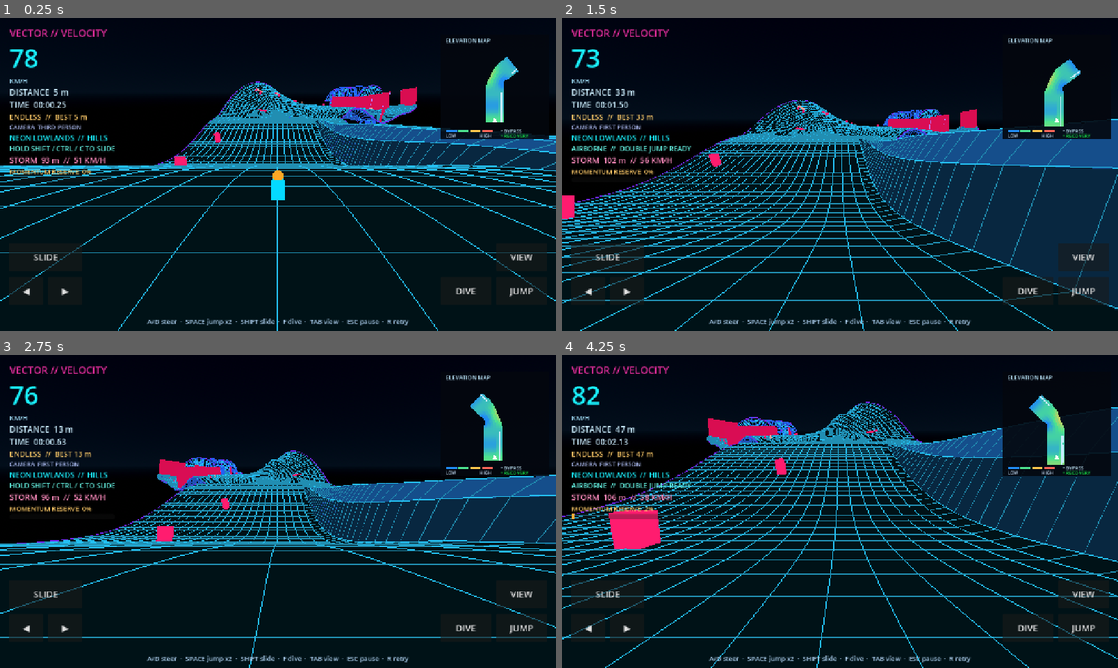
Above: before the commit, frames 1-4 (two rows, left to right).
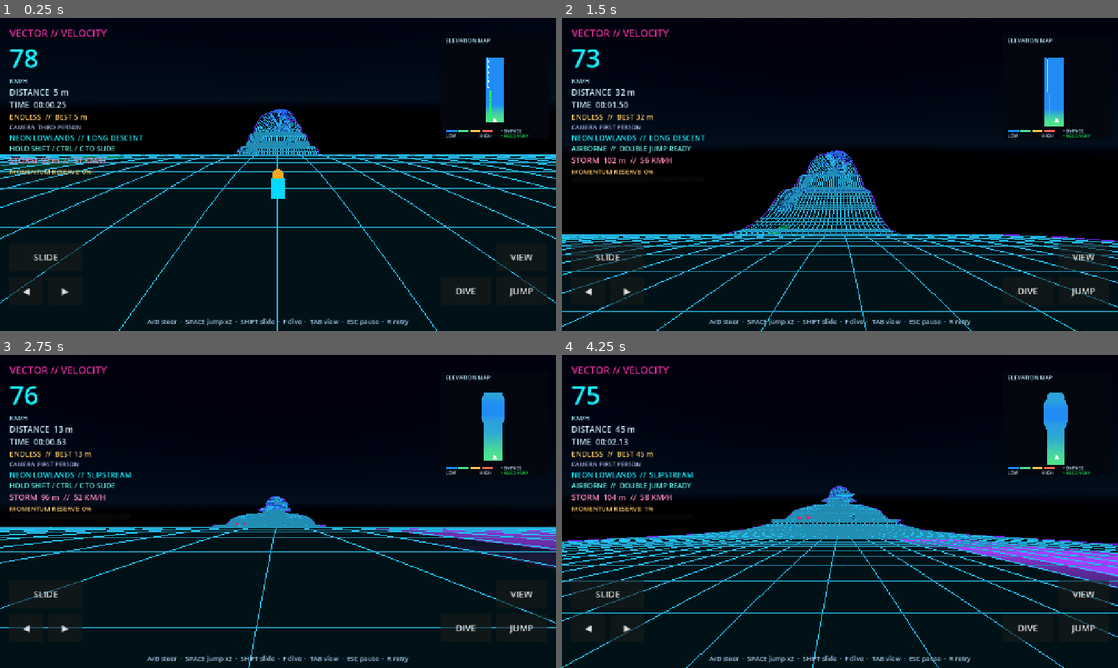
Above: after the commit, the same moments.

Repository: Unborne-Fetus/Cracked
Game: Godot game, scene res://scenes/main.tscn
Two runs of this game, one before a commit and one after it. Both use one fixed random seed, a clock stepped at 60 frames per second and the inputs below.
Inputs (mouse positions are in pixels of both pictures, inside the frame that each line leads up to):
- Up to frame 1 (0.25 s): no input
- Up to frame 2 (1.5 s): tap Enter at 0.5 s; move the mouse to (962, 158) at 0.52 s; hold Right 0.53-1.25 s; tap Tab at 0.6 s; click (962, 158) at 0.67 s; tap Space at 0.77 s; drag from (728, 190) to (812, 237) at 1.27 s
- Up to frame 3 (2.75 s): move the mouse to (333, 442) at 2.02 s; hold Right from 2.03 s (still down); tap R at 2.1 s
- Up to frame 4 (4.25 s): release Right at 2.75 s; drag from (812, 574) to (673, 464) at 2.77 s; move the mouse to (1006, 558) at 3.52 s; hold Left from 3.53 s (still down); tap Ctrl at 3.6 s; tap Space at 3.77 s

The runs differ from the first frame. In frame 1, 16% of the frame differs, in the area x 0-100%, y 12-100%; in frame 2, 30%; in frame 3, 20%; in frame 4, 29%.

Commit message:
Fix false corkscrew falls and randomize live courses from the opening section

Diff:
--- a/scripts/course.gd
+++ b/scripts/course.gd
@@ -37,6 +37,9 @@
 var recovery_sections := 0
 var rejected_layouts := 0
 var fixed_daily_layout := false
+# Fixed sequence is a test fixture only, never the default live course.
+var showcase_layout := false
+var recent_kinds: Array[String] = []
 # Archive the exact generated geometry, not merely the seed: endless
 # generation is adaptive to the player's speed and storm gap.
 const REPLAY_CHUNK_LIMIT := 768
@@ -72,6 +75,7 @@
 	origin_shift = Vector3.ZERO
 	rng.seed = seed_value
 	terrain_bag.clear()
+	recent_kinds.clear()
 	last_kind = ""
 	sustained_roll_queue.clear()
 	sustained_roll_sign = 1.0
@@ -82,8 +86,8 @@
 	rejected_layouts = 0
 	stream(0.0)
 
-func _kind(index: int) -> String:
-	# Opening sequence introduces each mechanic; thereafter seeded variety.
+func _showcase_kind(index: int) -> String:
+	# Deterministic geometry fixture for headless regression tests only.
 	if index == 0:
 		return "HILLS"
 	if index == 1:
@@ -132,15 +136,44 @@
 	# Showcase new route mechanics after the original introductory sequence.
 	if index >= 23 and index <= 28:
 		return SPECIAL_TRACKS[index - 23]
+	return ""
+
+func _kind(index: int) -> String:
+	if not sustained_roll_queue.is_empty():
+		return sustained_roll_queue.pop_front()
+	if showcase_layout:
+		var fixture := _showcase_kind(index)
+		if not fixture.is_empty():
+			return fixture
+	if index == 0:
+		# Start with a forgiving accelerating section, but not the same
+		# section or longitudinal profile every run.
+		var opening: Array[String] = ["HILLS", "LONG DESCENT", "WIDE BASIN", "SLIPSTREAM", "BANKED DESCENT"]
+		return opening[rng.randi_range(0, opening.size() - 1)]
 	# Never interrupt a committed wall/ceiling sequence. Insert a full
 	# recovery section after repeated demanding terrain or a poor forecast.
 	if demanding_sections >= 2 or (last_kind != "RECOVERY RUN" and float(route_forecast.get("gap", 92.0)) < 38.0 and float(route_forecast.get("speed", 22.0)) < float(route_forecast.get("storm_speed", 14.0)) + 12.0):
-		return "RECOVERY RUN"
+		if showcase_layout:
+			return "RECOVERY RUN"
+		var recovery: Array[String] = ["RECOVERY RUN", "LONG DESCENT", "SLIPSTREAM", "BANKED DESCENT"]
+		recovery.erase(last_kind)
+		return recovery[rng.randi_range(0, recovery.size() - 1)]
 	if terrain_bag.is_empty():
 		terrain_bag.assign(["HILLS", "TURN", "BANKED TURN", "LONG DESCENT", "S CURVE", "NARROW BRIDGE", "ROLLING RIDGES", "CA …(241 unchanged characters)…
-	var choice := rng.randi_range(0, terrain_bag.size() - 1)
-	if terrain_bag.size() > 1 and terrain_bag[choice] == last_kind:
-		choice = (choice + 1) % terrain_bag.size()
+	var candidates: Array[int] = []
+	for i in range(terrain_bag.size()):
+		var candidate := terrain_bag[i]
+		if candidate == last_kind or recent_kinds.has(candidate):
+			continue
+		# Give the player an acceleration runway before difficult geometry.
+		if index < 2 and (is_extreme_bank(candidate) or candidate in ["SPLIT ROUTE", "GAP CROSSING", "STACKED ROUTES", "STEEP CLIMB", "NARROW BRIDGE"]):
+			continue
+		candidates.append(i)
+	if candidates.is_empty():
+		for i in range(terrain_bag.size()):
+			if terrain_bag[i] != last_kind and (index >= 2 or not is_extreme_bank(terrain_bag[i])):
+				candidates.append(i)
+	var choice := rng.randi_range(0, terrain_bag.size() - 1) if candidates.is_empty() else candidates[rng.randi_range(0, candidates.size() - 1)]
 	var result: String = terrain_bag[choice]
 	terrain_bag.remove_at(choice)
 	if result == "WALL ENTRY":
@@ -261,8 +294,12 @@
 	var kind := _kind(index)
 	var start_s := chunk_starts[index]
 	var length := bank_length(kind, planned_speed)
+	if not showcase_layout:
+		# Independent, seeded longitudinal variation. Stretch technical
+		# sections, rather than squeezing banks below the safe base length.
+		length *= rng.randf_range(1.0, 1.45)
 	var step_length := length / float(STEPS)
-	var strength := 1.0 if index < 6 else rng.randf_range(0.78, 1.16)
+	var strength := 1.0 if showcase_layout and index < 6 else rng.randf_range(0.72, 1.22)
 	var start_yaw := yaw
 	var target_yaw := yaw
 	var bank_sign := -1.0 if rng.randf() < 0.5 else 1.0
@@ -279,23 +316,48 @@
 	var points := _make_points(kind, start_yaw, target_yaw, bank_sign, strength, step_length)
 	var layout := _plan_obstacles(index, kind, points, step_length, planned_speed)
 	var forecast := _validate_routes(index, kind, points, step_length, layout, route_forecast)
-	if index >= 29 and not is_extreme_bank(kind) and kind != "RECOVERY RUN" and (not bool(forecast["valid"]) or float(forecast["min_gap"]) < 14.0):
+	if (not showcase_layout or index >= 29) and not is_extreme_bank(kind) and kind != "RECOVERY RUN" and (not bool(forecast["valid"]) or float(forecast["min_gap"]) < 14.0):
 		rejected_layouts += 1
 		# First remove optional obstacles; if terrain itself remains risky,
 		# replace it with a clear downhill recovery stretch.
 		layout.clear()
 		forecast = _validate_routes(index, kind, points, step_length, layout, route_forecast)
 		if not bool(forecast["valid"]) or float(forecast["min_gap"]) < 14.0:
-			kind = "RECOVERY RUN"
-			target_yaw = start_yaw
-			length = bank_length(kind, planned_speed)
-			step_length = length / float(STEPS)
-			points = _make_points(kind, start_yaw, target_yaw, bank_sign, 1.0, step_length)
-			forecast = _validate_routes(index, kind, points, step_length, layout, route_forecast)
+			# Try different obstacle-free downhill profiles before falling
+			# back to a recovery run; avoid making every rejected section identical.
+			var alternatives: Array[String] = ["LONG DESCENT", "SLIPSTREAM", "BANKED DESCENT"] if not showcase_layout else []
+			while not alternatives.is_empty():
+				var pick := rng.randi_range(0, alternatives.size() - 1)
+				var alternate := alternatives[pick]
+				alternatives.remove_at(pick)
+				if alternate == last_kind:
+					continue
+				var alternative_length := maxf(length, bank_length(alternate, planned_speed))
+				var alternative_step := alternative_length / float(STEPS)
+				var alternative_points := _make_points(alternate, start_yaw, start_yaw, bank_sign, strength, alternative_step)
+				var alternative_forecast := _validate_routes(index, alternate, alternative_points, alternative_step, layout, route_forecast)
+				if bool(alternative_forecast["valid"]) and float(alternative_forecast["min_gap"]) >= 14.0:
+					kind = alternate
+					length = alternative_length
+					step_length = alternative_step
+					points = alternative_points
+					forecast = alternative_forecast
+					target_yaw = start_yaw
+					break
+			if not bool(forecast["valid"]) or float(forecast["min_gap"]) < 14.0:
+				kind = "RECOVERY RUN"
+				target_yaw = start_yaw
+				length = bank_length(kind, planned_speed)
+				step_length = length / float(STEPS)
+				points = _make_points(kind, start_yaw, target_yaw, bank_sign, 1.0, step_length)
+				forecast = _validate_routes(index, kind, points, step_length, layout, route_forecast)
 	last_kind = kind
+	recent_kinds.append(kind)
+	if recent_kinds.size() > 4:
+		recent_kinds.pop_front()
 	route_forecast = forecast
 	chunk_starts.append(start_s + length)
-	if kind == "RECOVERY RUN" or kind == "LONG DESCENT" or kind == "BANKED DESCENT":
+	if kind in ["RECOVERY RUN", "LONG DESCENT", "BANKED DESCENT", "SLIPSTREAM"]:
 		demanding_sections = 0
 		recovery_sections += 1
 	elif kind in ["HILLS", "STEEP CLIMB", "ROLLING RIDGES", "DROP AND RECOVERY", "NARROW BRIDGE"] or is_extreme_bank(kind):
@@ -346,7 +408,15 @@
 	if kind in SPECIAL_TRACKS or kind in ["RECOVERY RUN", "STEEP CLIMB", "LONG DESCENT", "NARROW BRIDGE", "ROLLING RIDGES", "DROP AND RECOVERY", "CHICANE"] or is_sustained_roll(kind):
 		return layout
 	var positions: Array[float] = []
-	if index == 0:
+	if not showcase_layout:
+		if index == 0:
+			positions.assign([rng.randf_range(100.0, 150.0)])
+		else:
+			var at := rng.randf_range(24.0, 54.0)
+			while at < 170.0:
+				positions.append(at)
+				at += rng.randf_range(38.0, 76.0)
+	elif index == 0:
 		positions.assign([82.0, 137.0])
 	elif index == 1:
 		positions.assign([35.0, 72.0, 108.0, 144.0, 174.0])
@@ -358,14 +428,16 @@
 		positions.assign([32.0, 100.0, 156.0])
 	var previous := -100000.0
 	var reaction_spacing := maxf(28.0, planned_speed * 1.15)
-	var gate := index >= 2 and index < 6 and not is_extreme_bank(kind)
+	var gate := (index >= 2 and index < 6 if showcase_layout else index >= 2 and rng.randf() < 0.17 and planned_speed < 100.0 and kind in ["TURN", "BANKED TURN", "WIDE BASIN"]) and not is_extreme_bank(kind)
 	var gate_lane := shortcut_center(index) if has_shortcut(kind) else (-14.0 if index % 2 == 0 else 14.0)
 	for i in range(positions.size()):
 		var at: float = positions[i]
-		var shape_id := (index * 5 + i) % 10 if index < 6 else rng.randi_range(0, 9)
+		var shape_id := (index * 5 + i) % 10 if showcase_layout and index < 6 else rng.randi_range(0, 9)
 		# Intro retains its shape showcase. Later layouts enforce a full
 		# reaction interval, and exclude blind crests, hard slopes and edges.
-		if index >= 6:
+		if not showcase_layout or index >= 6:
+			if gate and absf(at - 94.0) * step_length < reaction_spacing:
+				continue
 			if (at - previous) * step_length < reaction_spacing:
 				continue
 			var before_i := maxi(0, int(at) - 14)
@@ -385,7 +457,7 @@
 			if gate:
 				lane = -42.0 if gate_lane >= 0.0 else 42.0
 			lane = clampf(lane, -bound, bound)
-		if index >= 6 and (absf(lane - safe_lane) < 14.0 or absf(lane) < 15.0):
+		if (not showcase_layout or index >= 6) and (absf(lane - safe_lane) < 14.0 or absf(lane) < 15.0):
 			continue
 		if has_shortcut(kind) and absf(lane - shortcut_center(index)) < 15.0:
 			lane = clampf(-shortcut_center(index), -bound, bound)
@@ -1065,3 +1137,22 @@
 		layout.assign(recipe["layout"])
 		var absolute_origin: Vector3 = recipe["origin"]
 		_instantiate_chunk(index, str(recipe["kind"]), points, float(recipe["start"]), float(recipe["length"]) / float(STEPS), absolute_origin - origin_shift, layout)
+
+func distance_to_rideable_surface(world_pos: Vector3, projected: Vector3) -> float:
+	# For curled cross-sections the centerline is not the road. Measure to
+	# both actual faces, including the nearest edge at the tunnel's slit.
+	var at := projected.x
+	var edge := half_width_at(at)
+	var across := clampf(projected.y, -edge, edge)
+	var nearest := INF
+	for test_lane: float in [across, -edge, edge]:
+		if not support_at(at, test_lane):
+			continue
+		for side: int in [1, -1]:
+			var face := surface_frame(at, test_lane, side)
+			nearest = minf(nearest, world_pos.distance_to(face.origin))
+	return nearest
+
+func is_curved_enclosure(distance: float) -> bool:
+	var kind := section_name(distance)
+	return kind == "CORKSCREW TUNNEL" or kind == "HALFPIPE" or kind == "STACKED ROUTES"
--- a/scripts/runner.gd
+++ b/scripts/runner.gd
@@ -575,7 +575,14 @@
 		transform = Transform3D(air_basis, next_pos)
 		speed = maxf(0.0, speed - AIR_DRAG * delta)
 		var world_drop := new_frame.origin.y - next_pos.y
-		if world_drop > FALL_DEPTH or absf(lane) > limit + FALL_SIDE_DISTANCE or air_time > 8.0:
+		if bool(course.call("is_curved_enclosure", distance)):
+			# A corkscrew can extend over 38 m below its reference
+			# spine. Being inside it, or close to either curved face,
+			# is not falling out of the world.
+			var separation: float = course.call("distance_to_rideable_surface", next_pos, Vector3(distance, lane, height))
+			if separation > FALL_DEPTH and (world_drop > FALL_DEPTH or absf(lane) > limit + FALL_SIDE_DISTANCE or air_time > 8.0):
+				fallen = true
+		elif world_drop > FALL_DEPTH or absf(lane) > limit + FALL_SIDE_DISTANCE or air_time > 8.0:
 			fallen = true
 	if (grounded and surface_side > 0) or (not grounded and (old_height >= 0.0 or height >= 0.0)):
 		var old_clear: float = course.call("surface_clearance", old_s, old_lane, old_height, 1)
--- a/tests/gameplay_rules.gd
+++ b/tests/gameplay_rules.gd
@@ -12,6 +12,8 @@
 	var runner: Node3D = game.get("runner")
 	var storm: Node3D = game.get("storm")
 	var course: Node3D = game.get("course")
+	course.set("showcase_layout", true)
+	game.call("_restart")
 	if not bool(runner.call("can_slide_on_grade", 0.25)):
 		_fail("Uphill sliding must be available.")
 		return
@@ -619,6 +621,26 @@
 	if tunnel_wall.basis.y.dot(tunnel_mid.basis.y) > -0.7:
 		_fail("Corkscrew tunnel does not wrap around the runner.")
 		return
+	# The inverted curled wall extends far below the centerline.
+	# A player only two meters off that wall must not falsely lose.
+	runner.set("distance", tunnel_s)
+	runner.set("lane", 54.0)
+	runner.set("surface_side", 1)
+	runner.set("grounded", false)
+	runner.set("fallen", false)
+	runner.set("air_time", 0.0)
+	runner.set("air_basis", tunnel_wall.basis)
+	runner.set("speed", 40.0)
+	runner.set("air_velocity", -tunnel_wall.basis.z * 40.0)
+	runner.transform = Transform3D(tunnel_wall.basis, tunnel_wall.origin + tunnel_wall.basis.y * 2.0)
+	var tunnel_projection: Vector3 = course.call("project_position", runner.position, tunnel_s)
+	if float(course.call("distance_to_rideable_surface", runner.position, tunnel_projection)) > 3.0:
+		_fail("Tunnel proximity uses the centerline instead of its curved wall.")
+		return
+	runner.call("_advance_flight", 1.0 / 60.0, course, 0.0)
+	if bool(runner.get("fallen")):
+		_fail("Corkscrew falsely reports a fall near its rideable wall.")
+		return
 	var pipe_s := 26.0 * 192.0 + 96.0
 	var pipe_center: Transform3D = course.call("surface_frame", pipe_s, 0.0, 1)
 	var pipe_edge: Transform3D = course.call("surface_frame", pipe_s, 50.0, 1)
@@ -702,6 +724,28 @@
 	if bool(game.get("replay_active")) or bool(course.get("replay_layout")):
 		_fail("Replay exit did not restore normal generation.")
 		return
+	# Live runs use seeded varied terrain from the beginning, rather
+	# than the old fixed regression sequence.
+	course.set("showcase_layout", false)
+	course.set("fixed_daily_layout", true)
+	var signatures: Dictionary = {}
+	var first_signature := ""
+	for seed_value: int in [4731, 9127, 18304, 28419, 4731]:
+		course.call("reset_course", seed_value)
+		var recipes: Array = course.get("replay_recipes")
+		var signature := ""
+		for recipe in recipes:
+			signature += str(recipe["kind"]) + ":" + str(snappedf(float(recipe["length"]), 0.01)) + "|"
+		if seed_value == 4731:
+			if first_signature.is_empty():
+				first_signature = signature
+			elif signature != first_signature:
+				_fail("Same daily seed did not reproduce the generated route.")
+				return
+		signatures[signature] = true
+	if signatures.size() < 4:
+		_fail("Different seeds generate repeating opening courses.")
+		return
 	print("PASS: slide-only acceleration, unlimited speed, hazards, and advancing storm")
 	print("PASS: wide tessellated banks, continuous distance colors, ten obstacle shapes, seamless streaming")
 	game.queue_free()
--- a/tests/ground_contact.gd
+++ b/tests/ground_contact.gd
@@ -12,6 +12,11 @@
 	game.set_physics_process(false)
 	var course: Node3D = game.get("course")
 	var runner: Node3D = game.get("runner")
+	course.set("showcase_layout", true)
+	game.call("_restart")
+	# Wait for newly instantiated collision geometry to enter the physics space.
+	await physics_frame
+	await physics_frame
 	var frame: Transform3D = course.call("sample", float(runner.get("distance")))
 	var ray := PhysicsRayQueryParameters3D.create(frame.origin + frame.basis.y * 8.0, frame.origin - frame.basis.y * 8.0, 1)
 	ray.hit_back_faces = true
